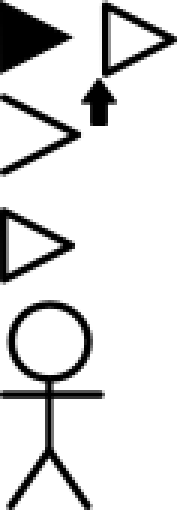
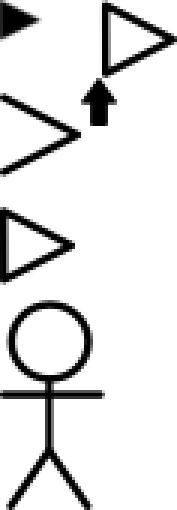
Layer changes from the first 177×510 image to the second:
added layer "Capa pegada" above "arrow.png" over [0, 0, 45, 42]
painted on "glyphs.png" over [0, 0, 75, 75]
